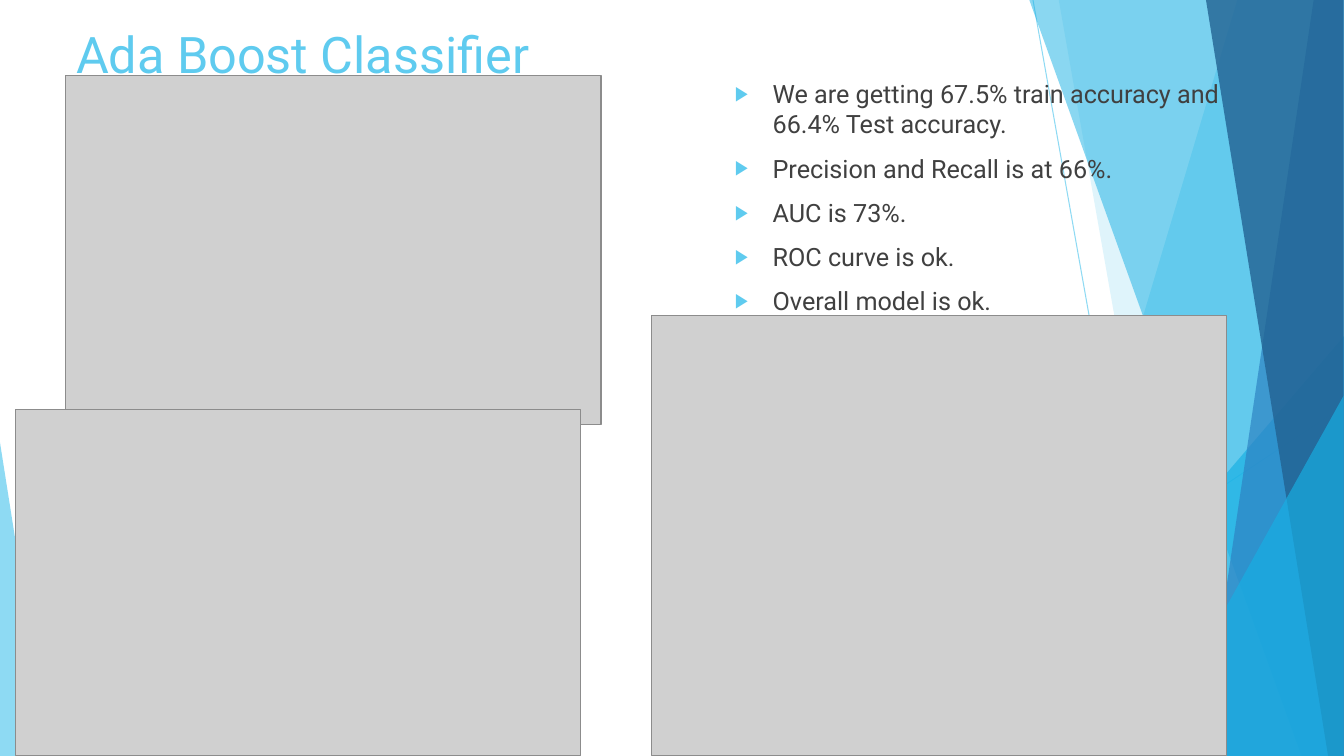
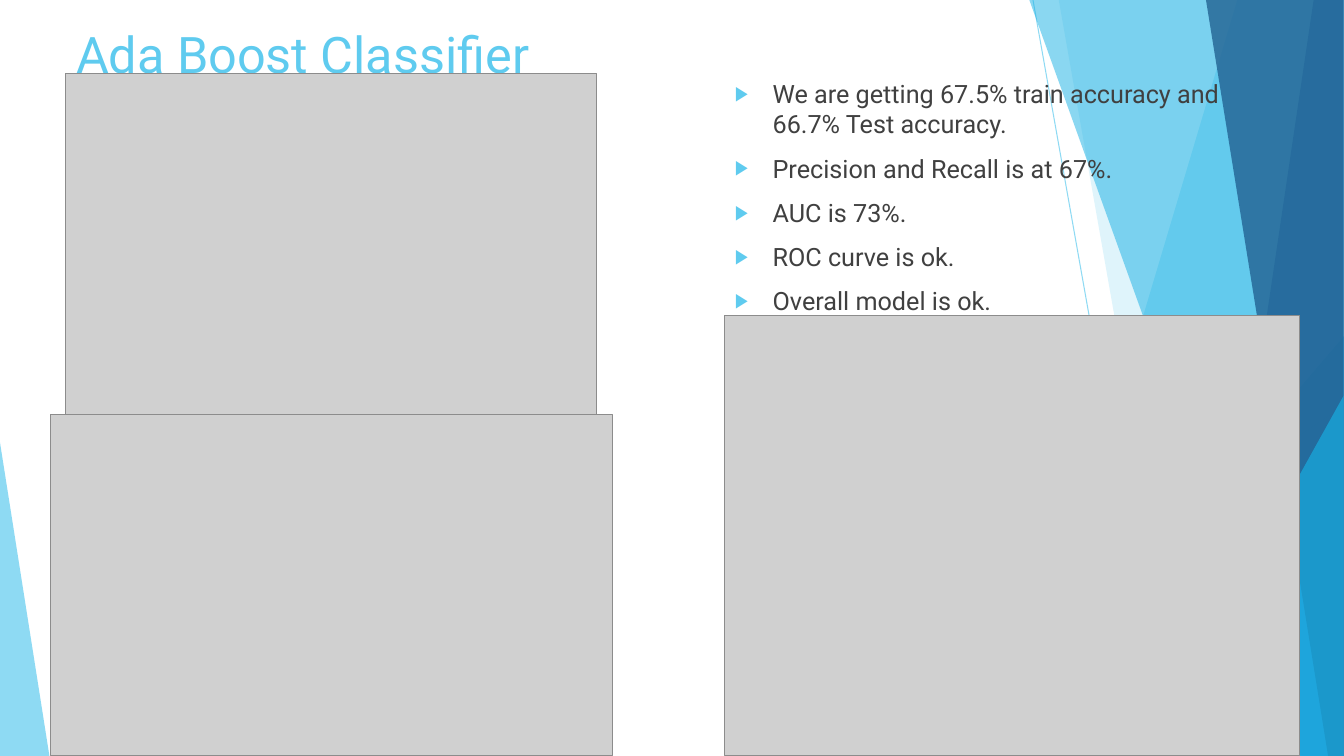
Before and after one commit to meghrajkonduskar/In-Drive-Coupon-Recommendation-Project, a slide deck: slide 22 of In Drive Coupon Recommendation.pptx. Drawn at 1344x756 pixels with LibreOffice and Linux fonts; fonts in the diff are those of the drawing; grey boxes stand for pictures. Boxes give left, top, right and bottom in pixels: in the first picture for what was removed or moved away, otherwise in the second. Text is boxed around its words. In the diff, an @@ line names an element or a change of style, - is before the commit and + after.

```diff
--- a/In Drive Coupon Recommendation.pptx
+++ b/In Drive Coupon Recommendation.pptx
@@ picture: place and size @@
-picture at box(66, 76, 601, 424)
+picture at box(66, 74, 597, 419)
@@ text at box(773, 80, 1219, 184): text changed @@
-▶ We are getting 67.5% train accuracy and 66.4% Test accuracy.
-▶ Precision and Recall is at 66%.
+▶ We are getting 67.5% train accuracy and 66.7% Test accuracy.
+▶ Precision and Recall is at 67%.
@@ picture: place and size @@
-picture at box(651, 316, 1226, 756)
+picture at box(725, 316, 1300, 756)
@@ picture: place and size @@
-picture at box(15, 409, 581, 756)
+picture at box(50, 414, 613, 756)
```
Also in this commit, not shown: 10 other slides changed, 1 slide added, 22 other files.
